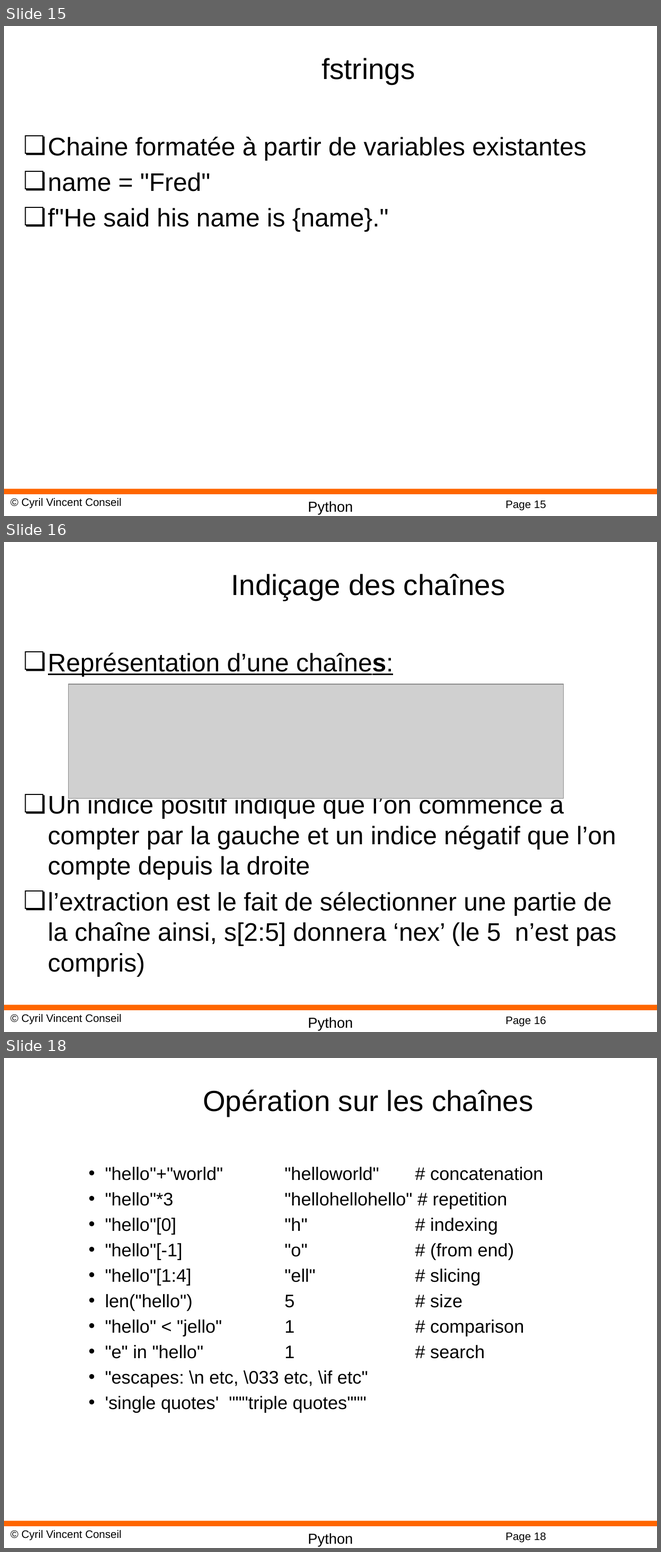
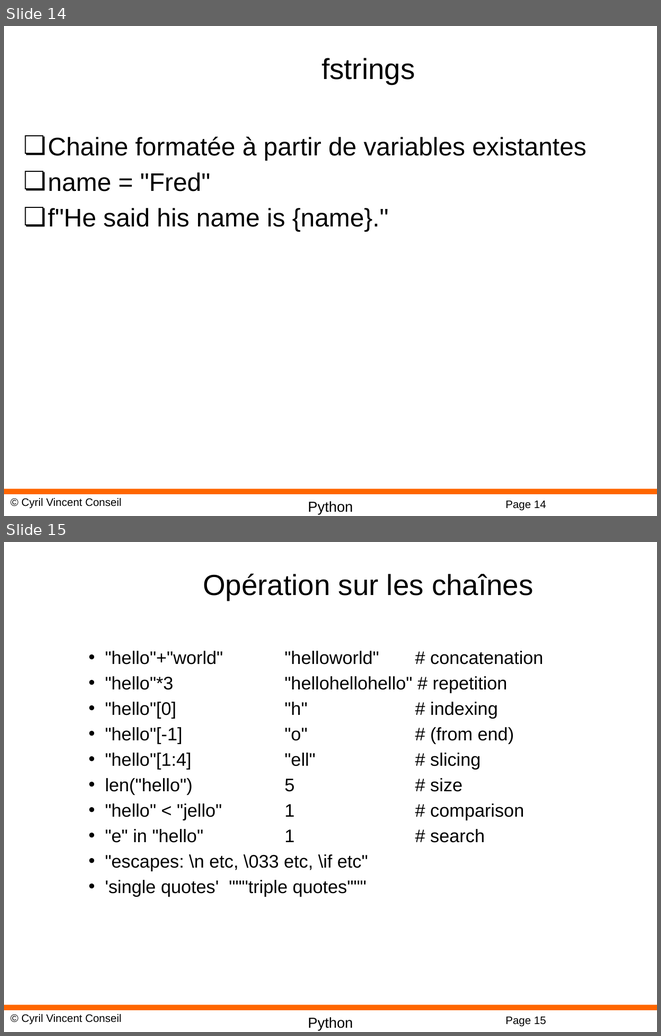
Before and after one commit to cyrilvincent/python, a slide deck: ppt/Python02-Variables.pptx. Shown one above the other, each under a label of ours: slides 15, 16 and 18 before the commit, slides 14 and 15 after it; the slides between them are not shown. The pictures are 661x1552 and 661x1036 pixels, drawn with LibreOffice and Linux fonts; fonts in the diff are those of the drawing; grey boxes stand for pictures; background and template pictures are left out. Boxes give left, top, right and bottom in pixels: in the first picture for what was removed or moved away, otherwise in the second. Text is boxed around its words. In the diff, an @@ line names an element or a change of style, - is before the commit and + after.

```diff
--- a/ppt/Python02-Variables.pptx
+++ b/ppt/Python02-Variables.pptx
@@ slide 16 removed at [4,542,657,1032], background #FFFFFF; not listed: 4 template elements that a slide beside it also shows @@
@@ title removed at [231,574,505,600] @@
-Indiçage des chaînes
@@ text removed at [48,652,616,976] @@
-❏ Représentation d’une chaînes:
-❏ Un indice positif indique que l’on commence à compter par la gauche et un indice négatif que l’on compte depuis la droite
-❏ l’extraction est le fait de sélectionner une partie de la chaîne ainsi, s[2:5] donnera ‘nex’ (le 5 n’est pas compris)
@@ picture removed at [68,685,563,799] @@
@@ what was slide 15 is now slide 14 @@
@@ page number at [505,500,546,510]: text changed @@
-Page 15
+Page 14
@@ what was slide 18 is now slide 15 @@
@@ page number at [505,1016,546,1026]: text changed @@
-Page 18
+Page 15
```
Also in this commit, not shown: 2 other slides removed, 3 other files.
